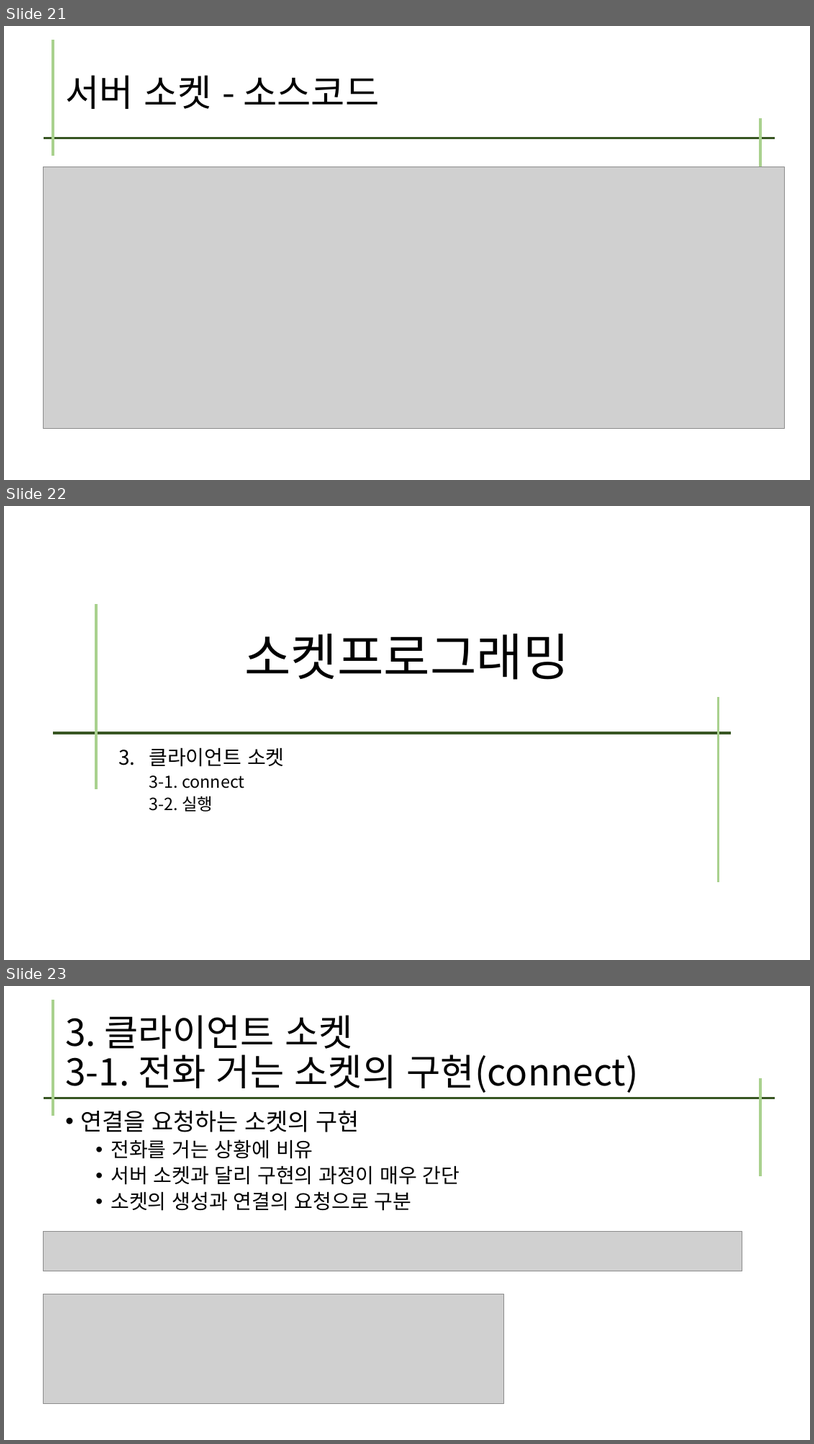
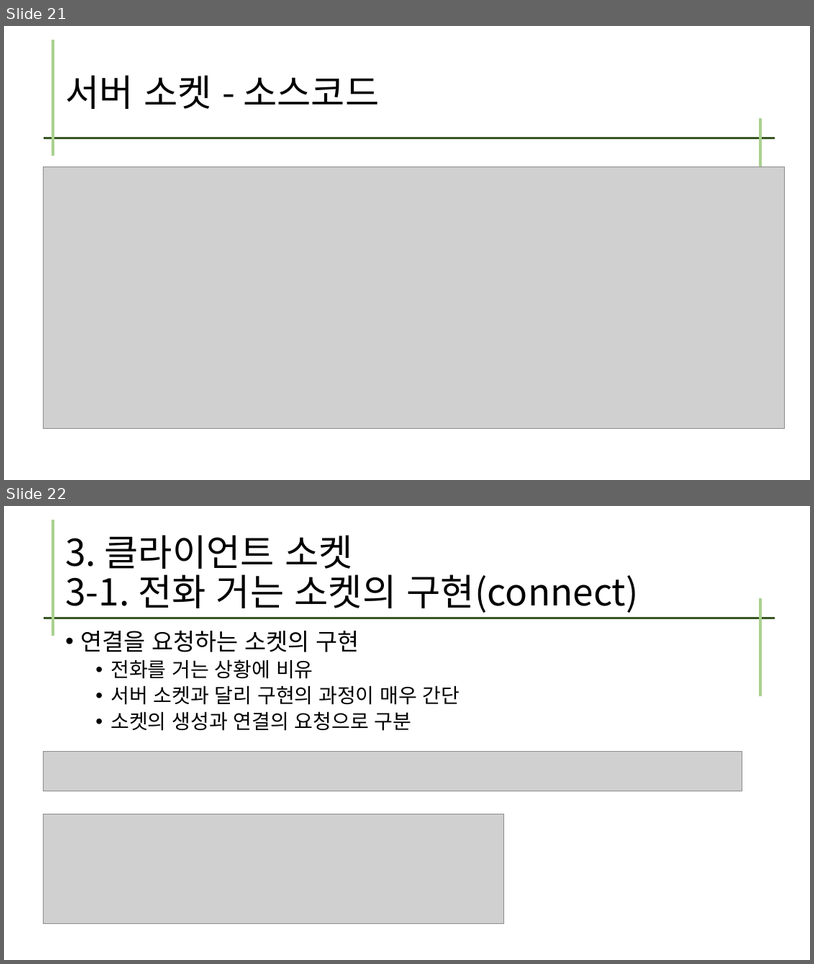
Before and after one commit to kig2929kig/systemProgramming, a slide deck: 소켓프로그래밍-1.pptx. Shown one above the other, each under a label of ours: slides 21, 22 and 23 before the commit, slides 21 and 22 after it. The pictures are 814x1444 and 814x964 pixels, drawn with LibreOffice and Linux fonts; fonts in the diff are those of the drawing; grey boxes stand for pictures. Boxes give left, top, right and bottom in pixels: in the first picture for what was removed or moved away, otherwise in the second. Text is boxed around its words. In the diff, an @@ line names an element or a change of style, - is before the commit and + after.

```diff
--- a/소켓프로그래밍-1.pptx
+++ b/소켓프로그래밍-1.pptx
@@ slide 22 removed at (4,506,810,960), background #FFFFFF @@
@@ line removed from (96, 604) to (96, 789) @@
@@ title removed at (245,633,570,680) @@
-소켓프로그래밍
@@ line removed from (719, 697) to (719, 882) @@
@@ line removed from (53, 733) to (732, 733) @@
@@ subtitle removed at (149,747,285,811) @@
-3. 클라이언트 소켓
-  3-1. connect
-  3-2. 실행
@@ what was slide 23 is now slide 22 @@
```
Also in this commit, not shown: 1 slide changed.
